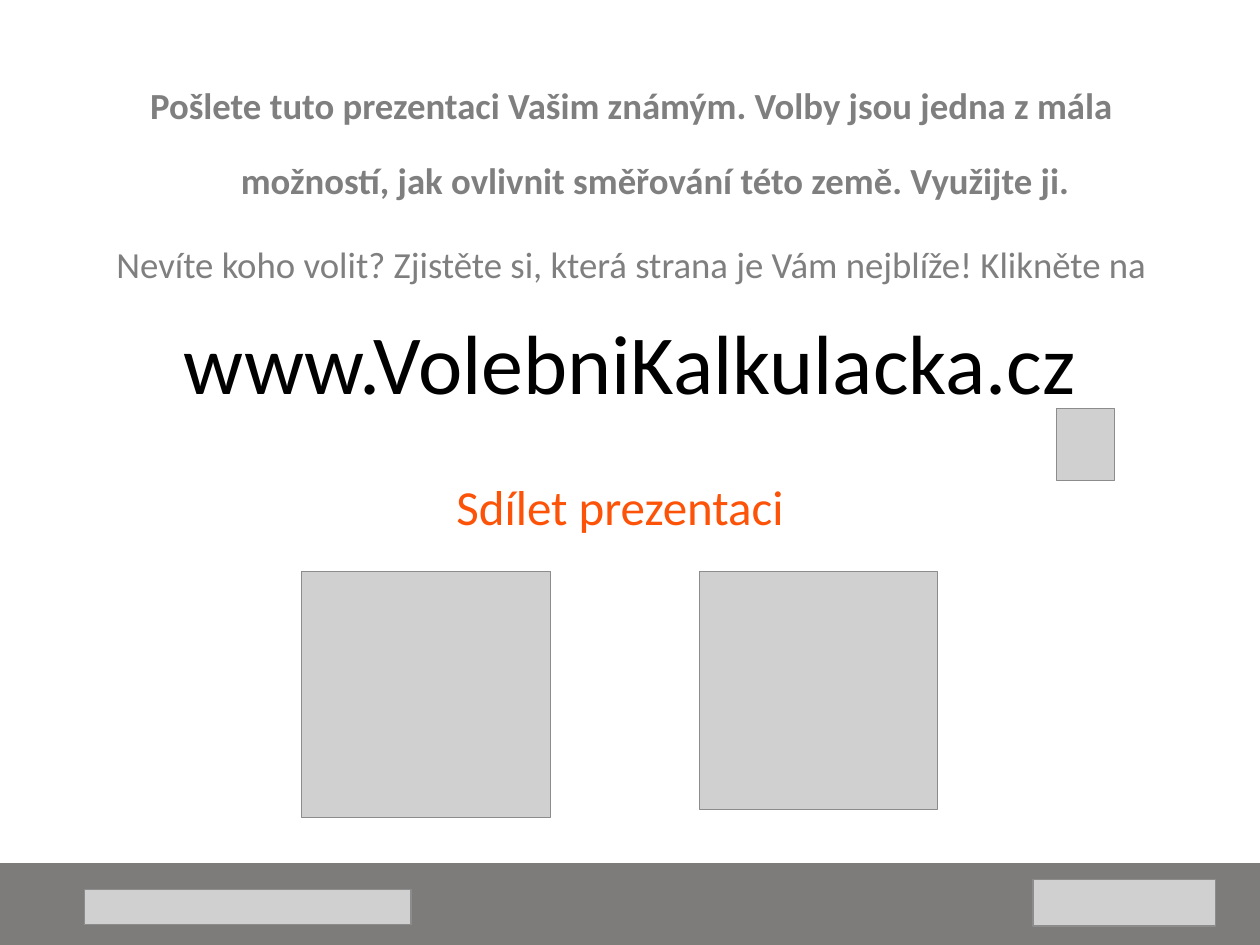
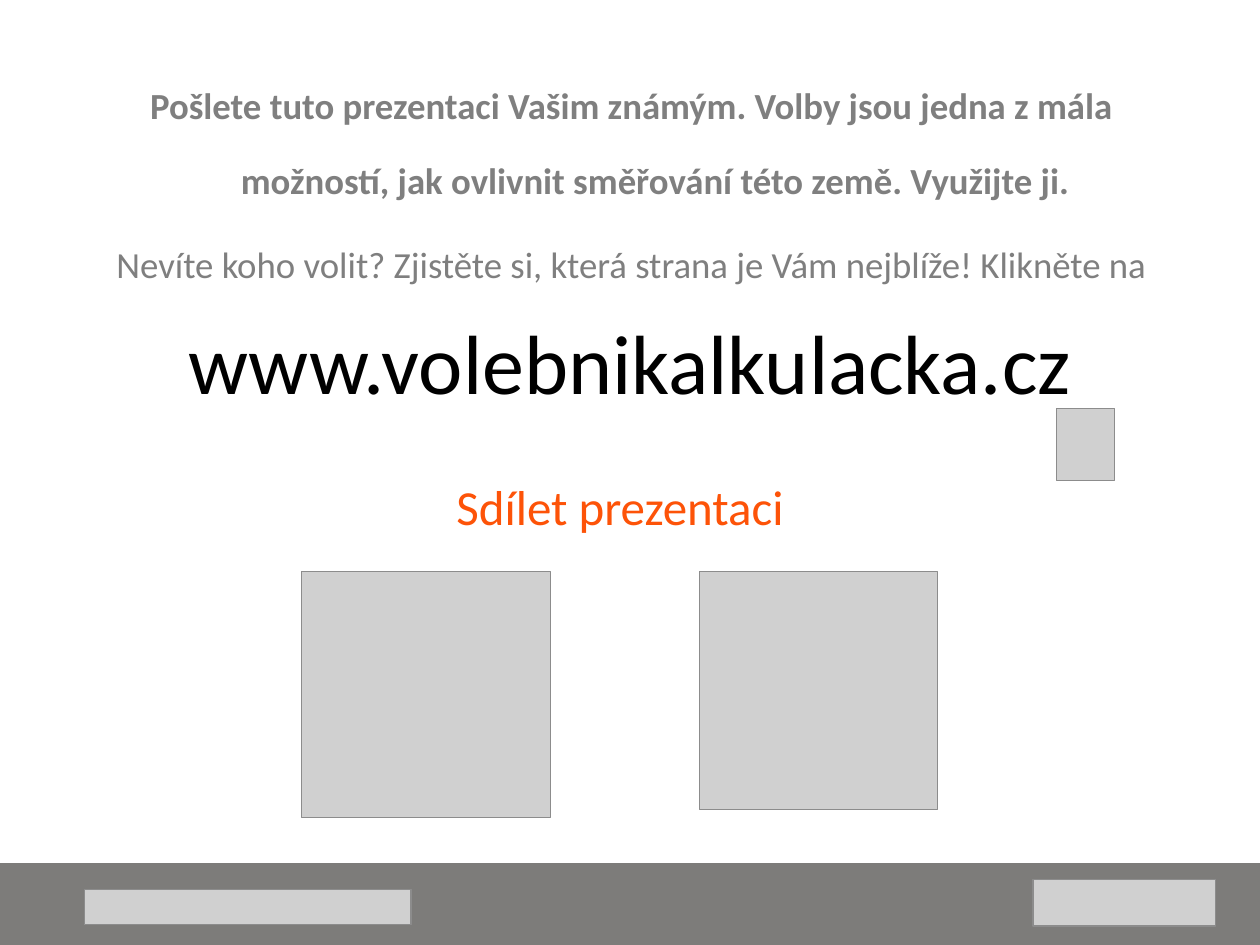
Before and after one commit to KohoVolit/vaa2012-2, a slide deck: slide 28 of www/docs/prezentace-2013.pps. Drawn at 1260x945 pixels with LibreOffice and Linux fonts; fonts in the diff are those of the drawing; grey boxes stand for pictures. Boxes give left, top, right and bottom in pixels: in the first picture for what was removed or moved away, otherwise in the second. Text is boxed around its words. In the diff, an @@ line names an element or a change of style, - is before the commit and + after.

```diff
--- a/www/docs/prezentace-2013.pps
+++ b/www/docs/prezentace-2013.pps
@@ text at (x1=188, y1=335, x2=1070, y2=413): text changed @@
-www.VolebniKalkulacka.cz
+www.volebnikalkulacka.cz
```
Also in this commit, not shown: 21 other files.
